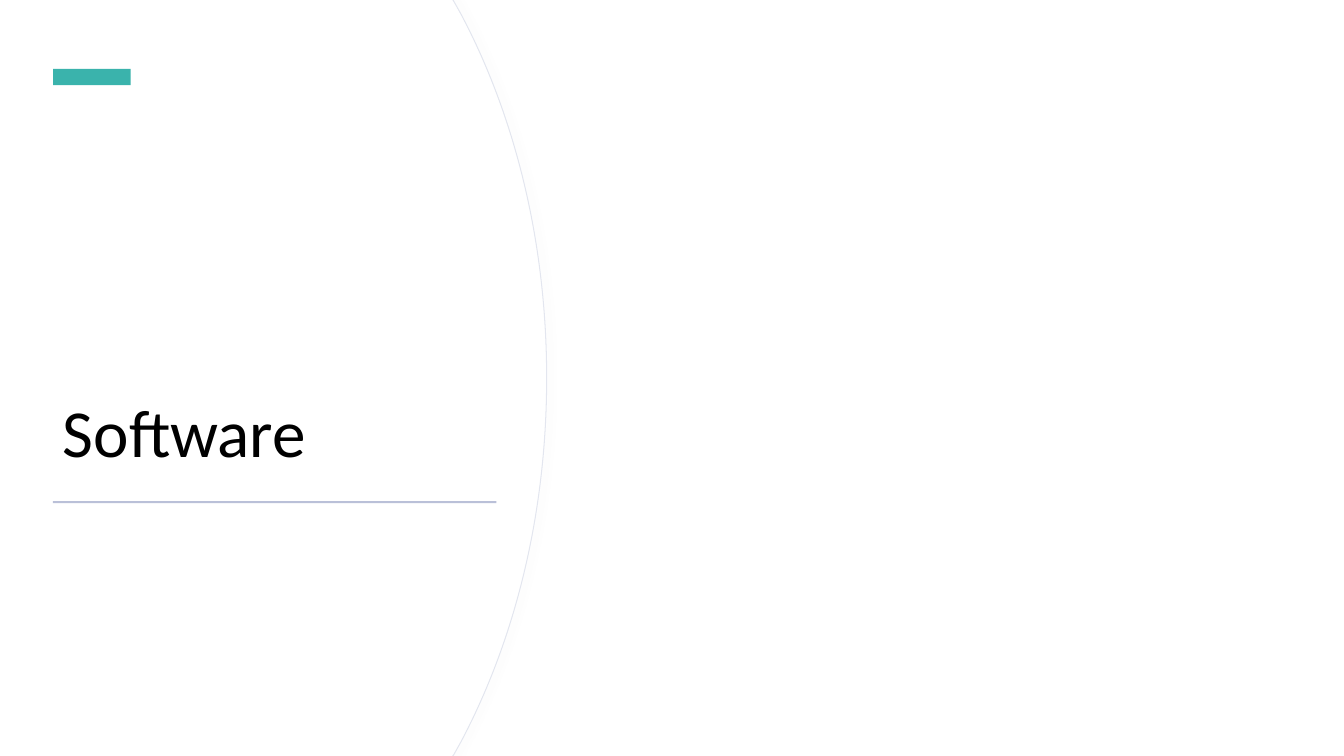
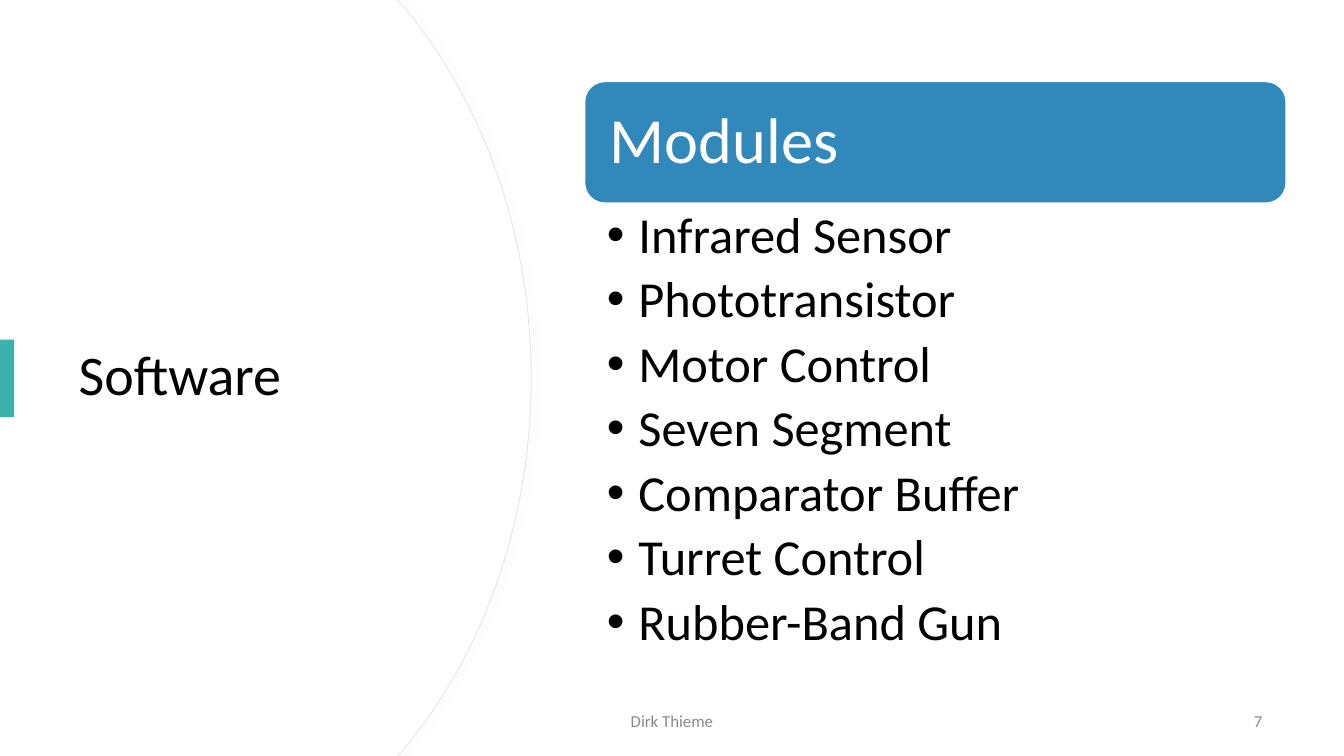
Before and after one commit to dirkt68/pl1-robotics, a slide deck: slide 7 of Presentations/Slides/Presentation_Feb_17.pptx. Drawn at 1344x756 pixels with LibreOffice and Linux fonts; fonts in the diff are those of the drawing. Boxes give left, top, right and bottom in pixels: in the first picture for what was removed or moved away, otherwise in the second. Text is boxed around its words. In the diff, an @@ line names an element or a change of style, - is before the commit and + after.

Commit message:
I added to the slides.

```diff
--- a/Presentations/Slides/Presentation_Feb_17.pptx
+++ b/Presentations/Slides/Presentation_Feb_17.pptx
@@ freeform shape: place and size @@
-freeform shape at (0, 0, 546, 756)
+freeform shape at (0, 0, 531, 756)
@@ freeform shape: place and size @@
-freeform shape at (0, 0, 545, 756)
+freeform shape at (0, 0, 530, 756)
@@ rectangle removed at (53, 69, 131, 85) @@
@@ rounded rectangle added at (585, 82, 1287, 204), fill #3189BB, outline #FFFFFF 1 pt @@
@@ text added at (610, 118, 838, 164), 46 pt, text #FFFFFF @@
+Modules
@@ title "Software": place and size @@
-title "Software" at (63, 411, 306, 458)
+title "Software" at (79, 356, 281, 396)
@@ title "Software" at (79, 356, 281, 396): size 48 to 40 pt; vertical alignment bottom to middle @@
@@ text added at (638, 218, 1020, 641), 36 pt, text #000000 @@
+  • Infrared Sensor
+  • Phototransistor
+  • Motor Control
+  • Seven Segment
+  • Comparator Buffer
+  • Turret Control
+  • Rubber-Band Gun
@@ rectangle added at (0, 340, 14, 417), fill #3AB3AC @@
@@ rectangle removed at (53, 501, 497, 503) @@
@@ text added at (631, 715, 713, 727), 12 pt, text #8C8C8C @@
+Dirk Thieme
@@ page number added at (1254, 716, 1262, 727), 12 pt, text #8C8C8C @@
+7
```
Also in this commit, not shown: 3 other slides changed, 2 slides added, 4 slides removed, 5 other files.
